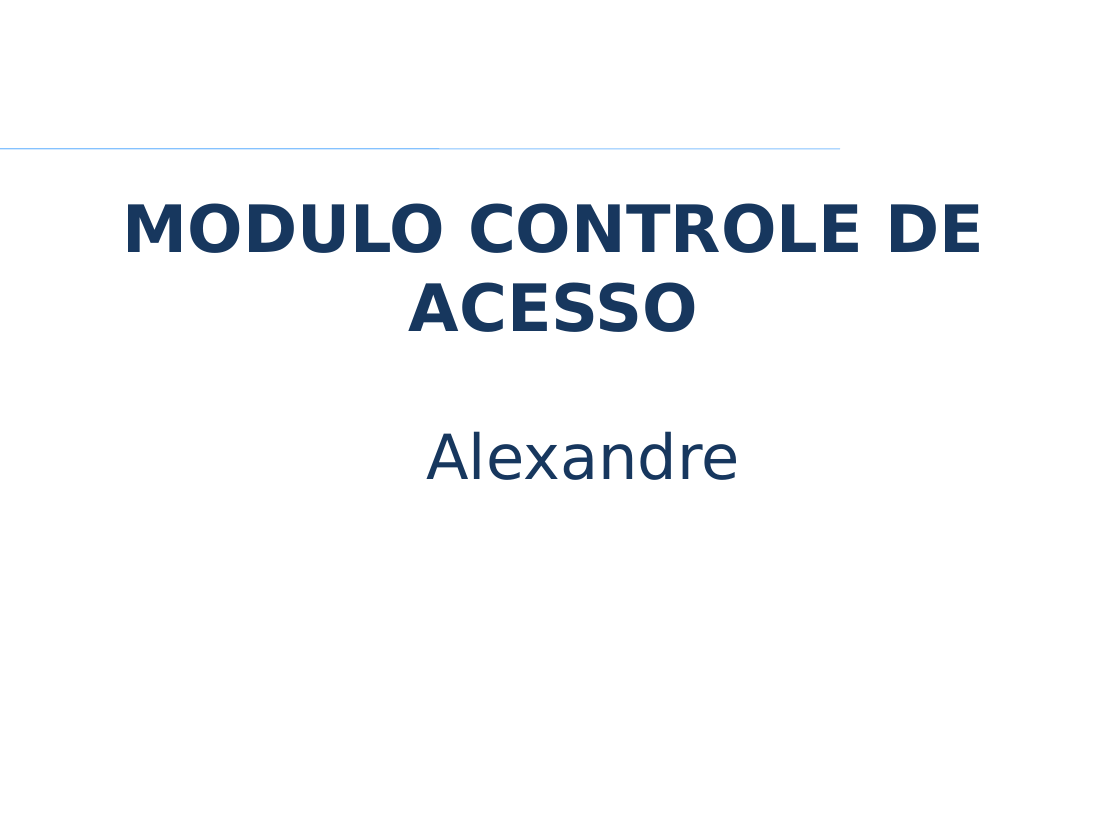
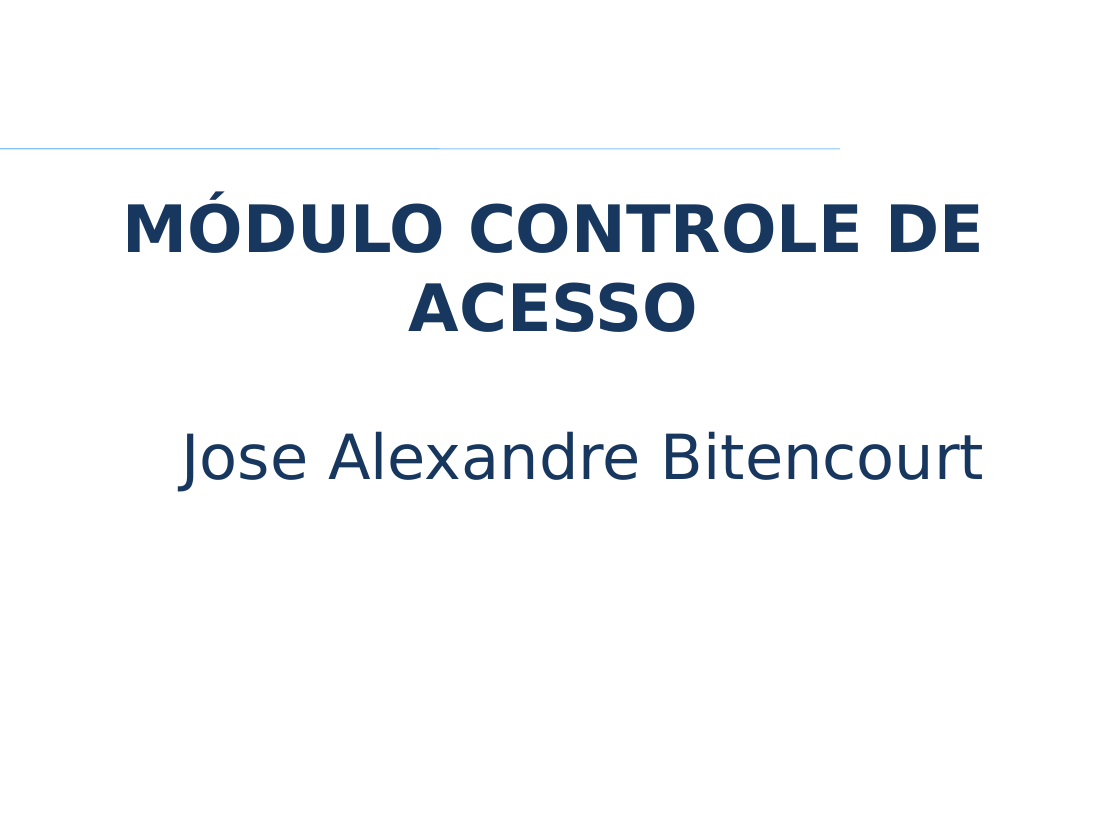
Before and after one commit to VagnerAlcantara/TCC, a slide deck: slide 14 of TCC/5º Encontro/2017-Apresentacao Psystem.pptx. Drawn at 1120x840 pixels with LibreOffice and Linux fonts; fonts in the diff are those of the drawing; background and template pictures are left out. Boxes give left, top, right and bottom in pixels: in the first picture for what was removed or moved away, otherwise in the second. Text is boxed around its words. In the diff, an @@ line names an element or a change of style, - is before the commit and + after.

```diff
--- a/TCC/5º Encontro/2017-Apresentacao Psystem.pptx
+++ b/TCC/5º Encontro/2017-Apresentacao Psystem.pptx
@@ title at (123, 199, 985, 332): text changed @@
-MODULO CONTROLE DE ACESSO
+MÓDULO CONTROLE DE ACESSO
@@ text at (181, 431, 984, 492): text changed @@
-Alexandre
+Jose Alexandre Bitencourt
```
Also in this commit, not shown: 37 other slides changed, 2 slides added, 1 slide removed.
